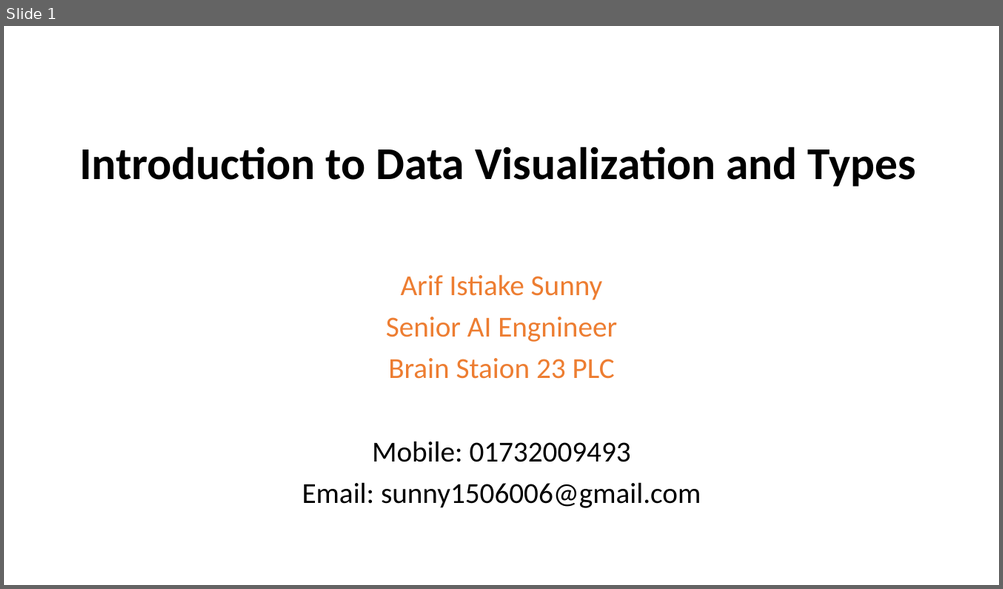
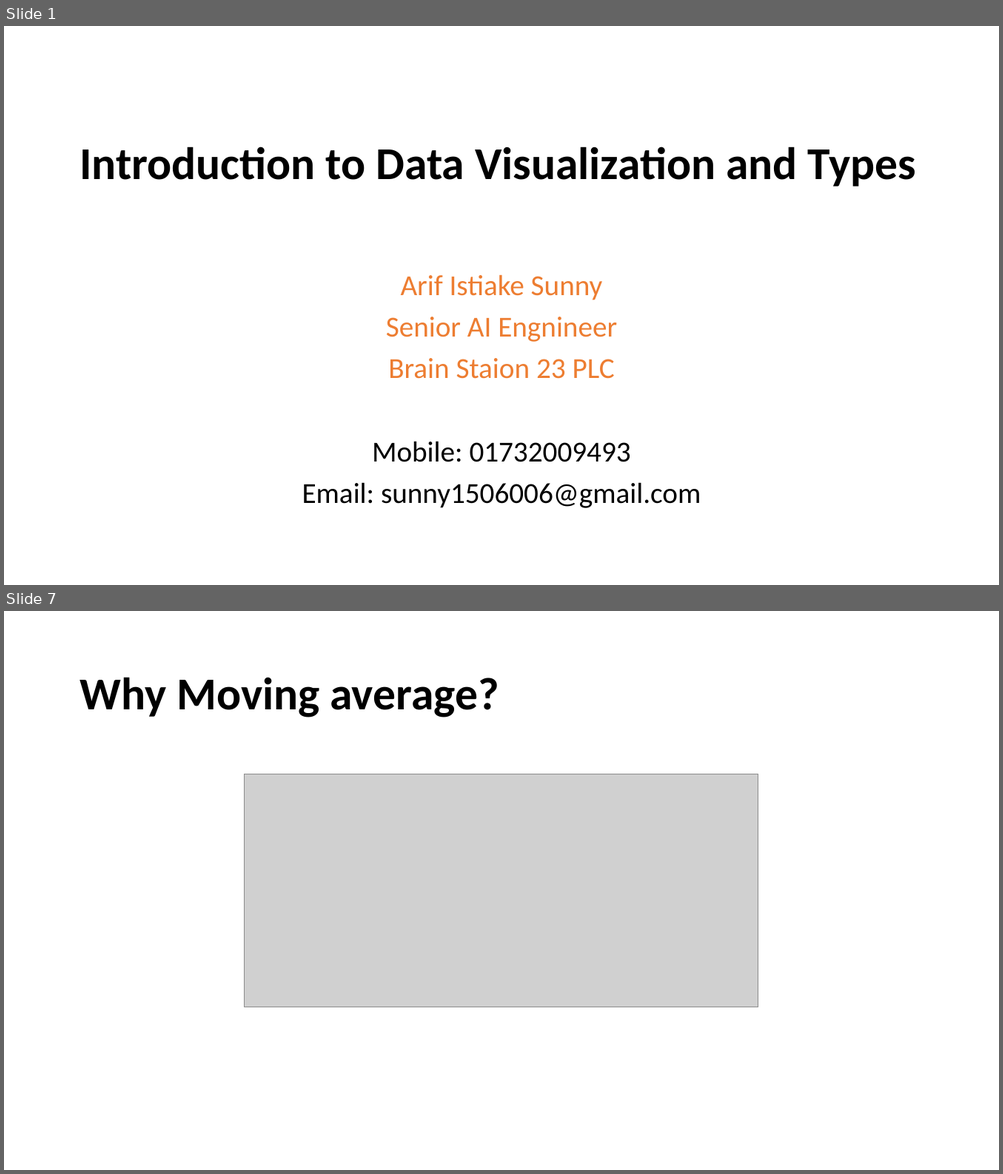
Before and after one commit to nahidniloy14/Data-Visualization, a slide deck: Introduction to Data Visualization and Types.pptx. Shown one above the other, each under a label of ours: slide 1 before the commit, slides 1 and 7 after it; the slides between them are not shown. The pictures are 1003x589 and 1003x1174 pixels, drawn with LibreOffice and Linux fonts; fonts in the diff are those of the drawing; grey boxes stand for pictures. Boxes give left, top, right and bottom in pixels: in the first picture for what was removed or moved away, otherwise in the second. Text is boxed around its words. In the diff, an @@ line names an element or a change of style, - is before the commit and + after.

```diff
--- a/Introduction to Data Visualization and Types.pptx
+++ b/Introduction to Data Visualization and Types.pptx
@@ slide 7 added at bbox=[4, 611, 999, 1170], background #FFFFFF @@
@@ title added at bbox=[79, 677, 498, 718], 44 pt, text #000000, bold @@
+Why Moving average?
@@ picture added at bbox=[244, 775, 758, 1007] @@
```
Also in this commit, not shown: 1 slide changed, 7 other slides added, 11 slides removed, 3 other files.
